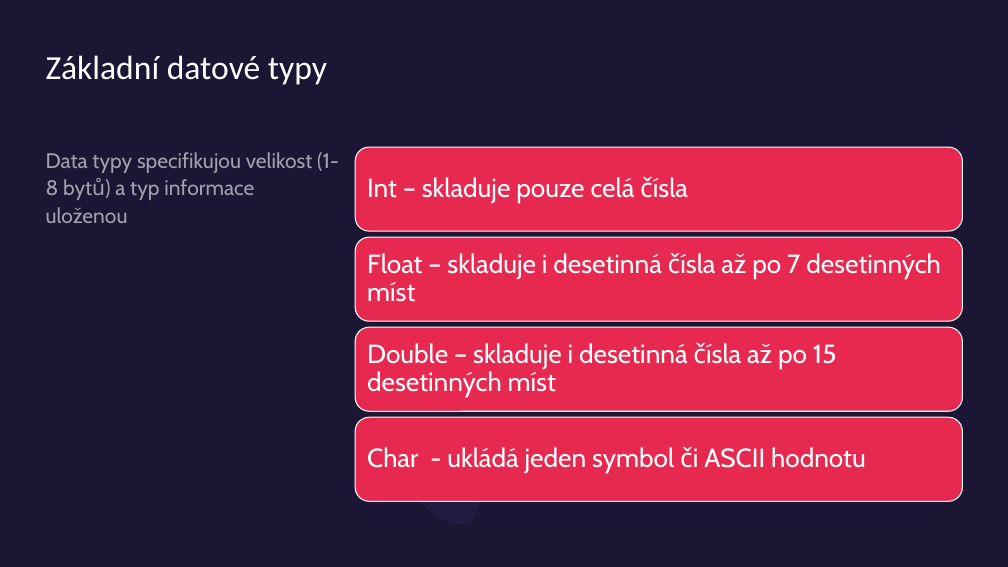
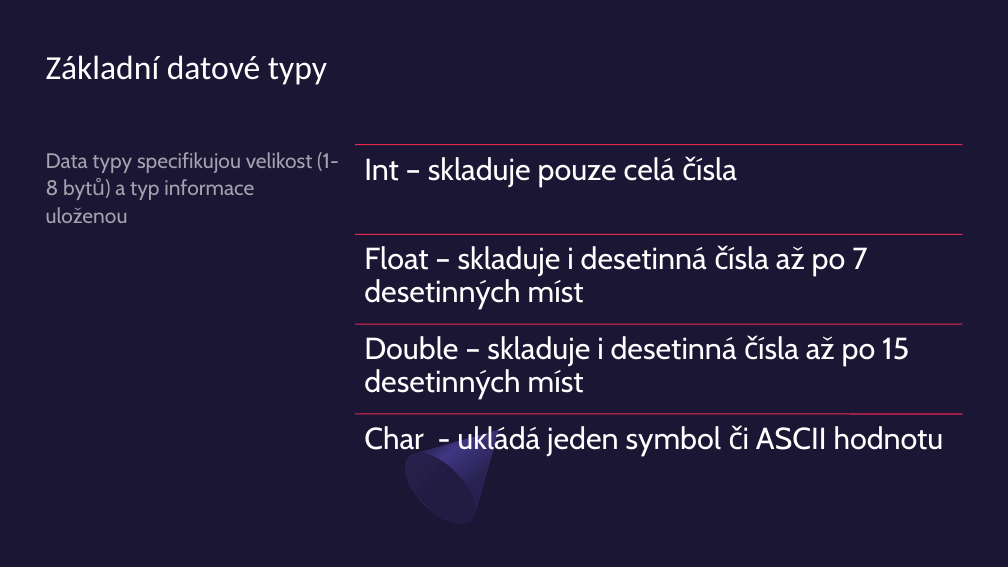
Before and after one commit to KokosHraje/C-VDAPrezentace, a slide deck: slide 4 of Programovací-jazyk-C.pptx. Drawn at 1008x567 pixels with LibreOffice and Linux fonts; fonts in the diff are those of the drawing. Boxes give left, top, right and bottom in pixels: in the first picture for what was removed or moved away, otherwise in the second. Text is boxed around its words. In the diff, an @@ line names an element or a change of style, - is before the commit and + after.

Commit message:
všechny slidy dokončeny chybi pouze animace/design

```diff
--- a/Programovací-jazyk-C.pptx
+++ b/Programovací-jazyk-C.pptx
@@ text "Int – skladuje pouze celá ...": place and size @@
-text "Int – skladuje pouze celá ..." at <box>367,177,635,203</box>
+text "Int – skladuje pouze celá ..." at <box>364,157,675,187</box>
@@ text "Float – skladuje i desetinná ...": place and size @@
-text "Float – skladuje i desetinná ..." at <box>367,253,941,302</box>
+text "Float – skladuje i desetinná ..." at <box>364,246,867,309</box>
@@ text "Double – skladuje i desetinná ...": place and size @@
-text "Double – skladuje i desetinná ..." at <box>367,343,837,398</box>
+text "Double – skladuje i desetinná ..." at <box>364,336,909,399</box>
@@ size 25 to 29 pt; more space between paragraphs; vertical alignment middle to top in 4 elements at <box>364,157,675,187</box>, <box>364,246,867,309</box>, <box>364,336,909,399</box>, <box>364,426,944,456</box> @@
@@ text "Char - ukládá jeden symbol ...": place and size @@
-text "Char - ukládá jeden symbol ..." at <box>367,447,866,473</box>
+text "Char - ukládá jeden symbol ..." at <box>364,426,944,456</box>
@@ group removed at <box>355,147,963,501</box>: 4 rounded rectangles @@
@@ group added at <box>355,144,963,414</box>: 4 lines @@
```
Also in this commit, not shown: 1 other slide changed, 2 slides added.
